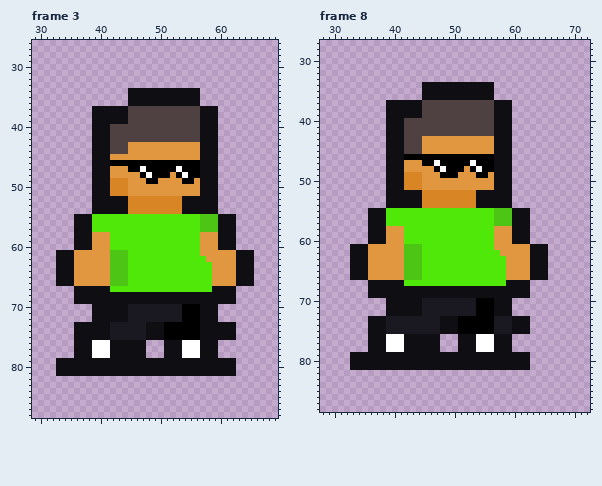
Two versions of one animated GIF sprite, teste/dino/img-dino/AdalbertoPulo.gif. This is how it looked before the edit.
The file is 100x90 pixels, 8 frames. Shown: frame 3: x 29..69, y 26..88; frame 8: x 28..72, y 27..88. The commit also changed other frames, which this record leaves out.
Now the later version:
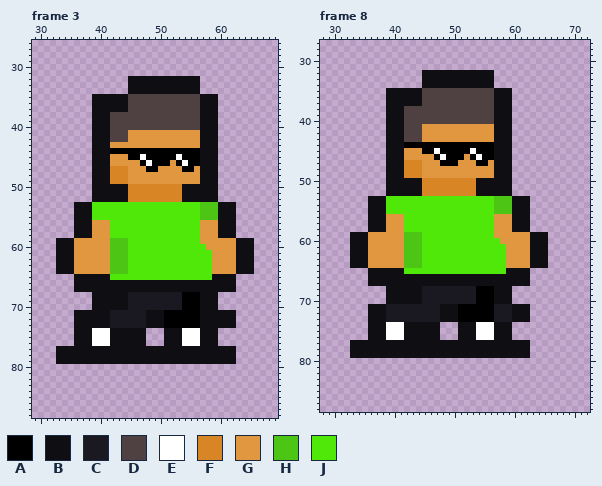
Palette (. is transparent): A #000000  B #0f0e13  C #1a1820  D #4f4141  E #ffffff  F #d78525  G #e19740  H #4cc514  J #4fe808
The edit:
Changed rows in their new state; - is an unchanged pixel.
Frame 3:
first column x 33:
32 ------------BBBBBBBBBBBB---------
33 ------------BBBBBBBBBBBB---------
35 ------BBBBBBDDDDDDDDDDDDBBB------
36 ------BBBBBBDDDDDDDDDDDDBBB------
38 ---------DDD---------------------
39 ---------DDD---------------------
41 ------------GGGGGGGGGGGG---------
42 ------------GGGGGGGGGGGG---------
43 ---------GGG---------------------
44 ---------AAAAAAAAAAAAAAA---------
45 ------------AAEAAAAAEAAA---------
46 ---------GGGGG-E---G-E-----------
47 ---------FFFGGG--GGGG--G---------
48 ---------FFF--GGGGG-GGGG---------
49 ---------------GG----GG----------
50 ---------BBBFFFFFFFFFBBB---------
51 ---------BBBFFFFFFFFFBBB---------
53 ---BBBJJJJJJJJJJJJJJJJJJHHHBBB---
54 ---BBBJJJJJJJJJJJJJJJJJJHHHBBB---
56 ------GGG---------------GGG------
57 ------GGG---------------GGG------
59 BBBGGG---HHH---------------GGGBBB
60 BBBGGG---HHH------------J--GGGBBB
61 ------------------------JJ-------
62 -------------------------J-------
65 ...BBBBBBJJJ--------------BBBB...
66 ...BBBBBBBBBBBBBBBBBBBBBBBBBBB...
67 ---------BBBBBBBBBBBBBBBBB-------
68 ---...------CCCCCCCCCAAA---...---
69 ---...------CCCCCCCCCAAA---...---
71 ---BBB---CCC---BBBAAA------BBB---
72 ---BBB---CCC---BBBAAA------BBB---
74 ------EEEBBBBBB...BBBEEE---...---
75 ------EEEBBBBBB...BBBEEE---...---
77 BBB---BBB------BBB---BBB---BBB---
78 BBB---BBB------BBB---BBB---BBB---
80 ..............................---
81 ..............................---
Frame 8:
first column x 33:
32 ------------BBBBBBBBBBBB---------
33 ------------BBBBBBBBBBBB---------
35 ------BBBBBBDDDDDDDDDDDDBBB------
36 ------BBBBBBDDDDDDDDDDDDBBB------
38 ---------DDD---------------------
39 ---------DDD---------------------
41 ------------GGGGGGGGGGGG---------
42 ------------GGGGGGGGGGGG---------
44 ---------AAAAAAAAAAAAAAA---------
45 ---------GGGAAEAAAAAEAAA---------
46 ---------GGGGG-E---G-E-----------
47 ---------FFFGGG---GGG--G---------
48 ---------FFF--GGGGG-GGGG---------
49 ---------------GGG---GG----------
50 ---------BBBFFFFFFFFFBBB---------
51 ---------BBBFFFFFFFFFBBB---------
53 ---BBBJJJJJJJJJJJJJJJJJJHHHBBB---
54 ---BBBJJJJJJJJJJJJJJJJJJHHHBBB---
56 ------GGG---------------GGG------
57 ------GGG---------------GGG------
59 BBBGGG---HHH---------------GGGBBB
60 BBBGGG---HHH------------J--GGGBBB
61 ------------------------JJ-------
62 -------------------------J-------
65 ...BBBBBBJJJ--------------BBBB...
66 ...BBBBBBBBBBBBBBBBBBBBBBBBBBB...
67 ---------BBBBBBBBBBBBBBBBB-------
68 ---...------CCCCCCCCCAAA---...---
69 ---...------CCCCCCCCCAAA---...---
71 ---BBBCCCCCC---BBBAAA---CCCBBB---
72 ---BBBCCCCCC---BBBAAA---CCCBBB---
74 ------EEEBBBBBB...BBBEEEBBB...---
75 ------EEEBBBBBB...BBBEEEBBB...---
77 BBB---BBB------BBB---BBB---BBB---
78 BBB---BBB------BBB---BBB---BBB---
80 ..............................---
81 ..............................---
Boxes around the changes in both pictures, in picture pixels (x1, y1, x2, y2):
changed: (56, 76, 254, 376)
changed: (350, 70, 548, 370)
